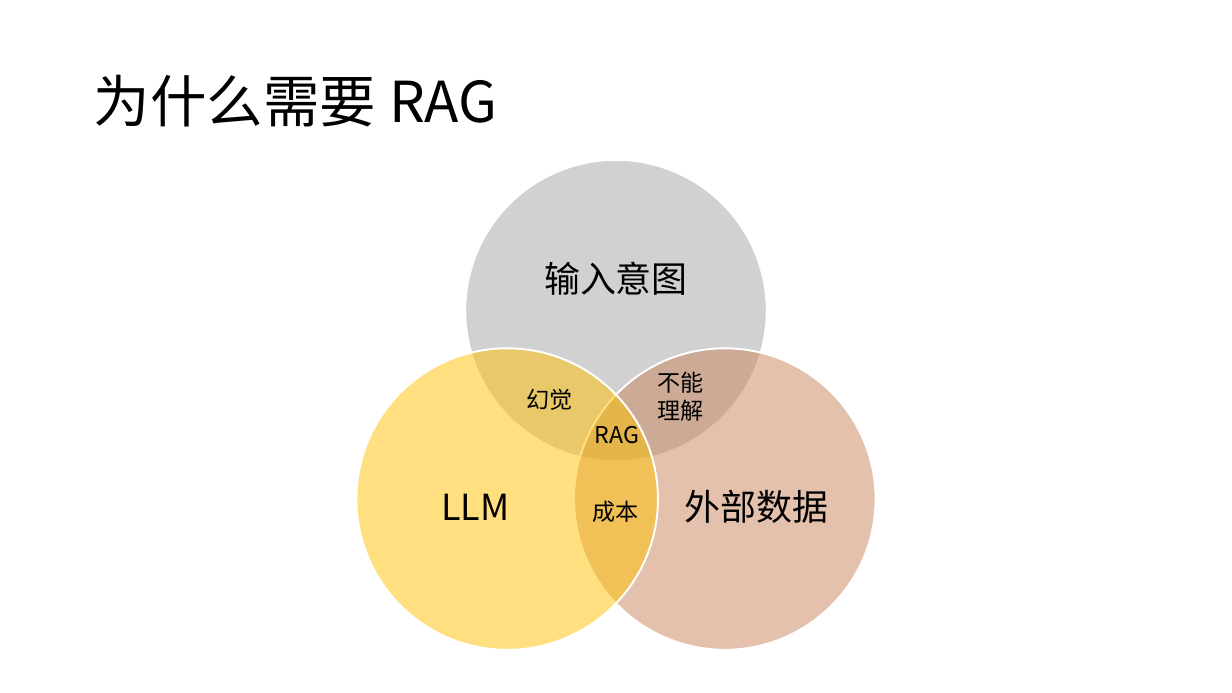
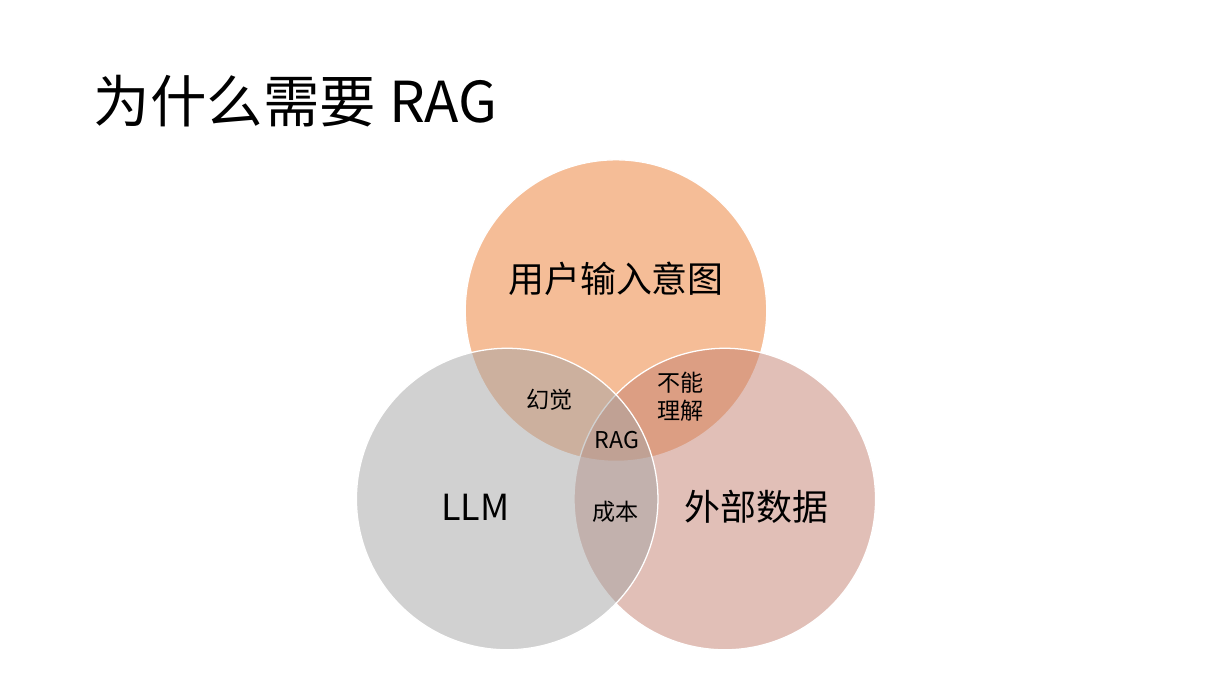
Before and after one commit to SakigamiYang/PyCon, a slide deck: slide 10 of PyCon2023/LLM+RAG企业落地-Ai兔兔.pptx (slide 9 before the commit). Drawn at 1232x693 pixels with LibreOffice and Linux fonts; fonts in the diff are those of the drawing. Boxes give left, top, right and bottom in pixels: in the first picture for what was removed or moved away, otherwise in the second. Text is boxed around its words. In the diff, an @@ line names an element or a change of style, - is before the commit and + after.

```diff
--- a/PyCon2023/LLM+RAG企业落地-Ai兔兔.pptx
+++ b/PyCon2023/LLM+RAG企业落地-Ai兔兔.pptx
@@ ellipse at <box>465,160,766,461</box>: fill #A5A5A5 at 50% opacity to #ED7D31 at 50% opacity; outline #FFFFFF 1.5 pt to #FFFFFF 1 pt @@
@@ text at <box>508,261,723,295</box>: text changed @@
-输入意图
+用户输入意图
@@ ellipse at <box>357,348,658,650</box>: fill #FF0000 at 50% opacity to #A5A5A5 at 50% opacity; outline #FFFFFF 1.5 pt to #FFFFFF 1 pt @@
@@ ellipse at <box>574,348,875,650</box>: fill #C95C5C at 50% opacity to #C48170 at 50% opacity; outline #FFFFFF 1.5 pt to #FFFFFF 1 pt @@
@@ text "RAG": place and size @@
-text "RAG" at <box>595,419,639,444</box>
+text "RAG" at <box>595,424,639,449</box>
```
Also in this commit, not shown: 15 other slides changed, 2 slides added, 1 slide removed.
